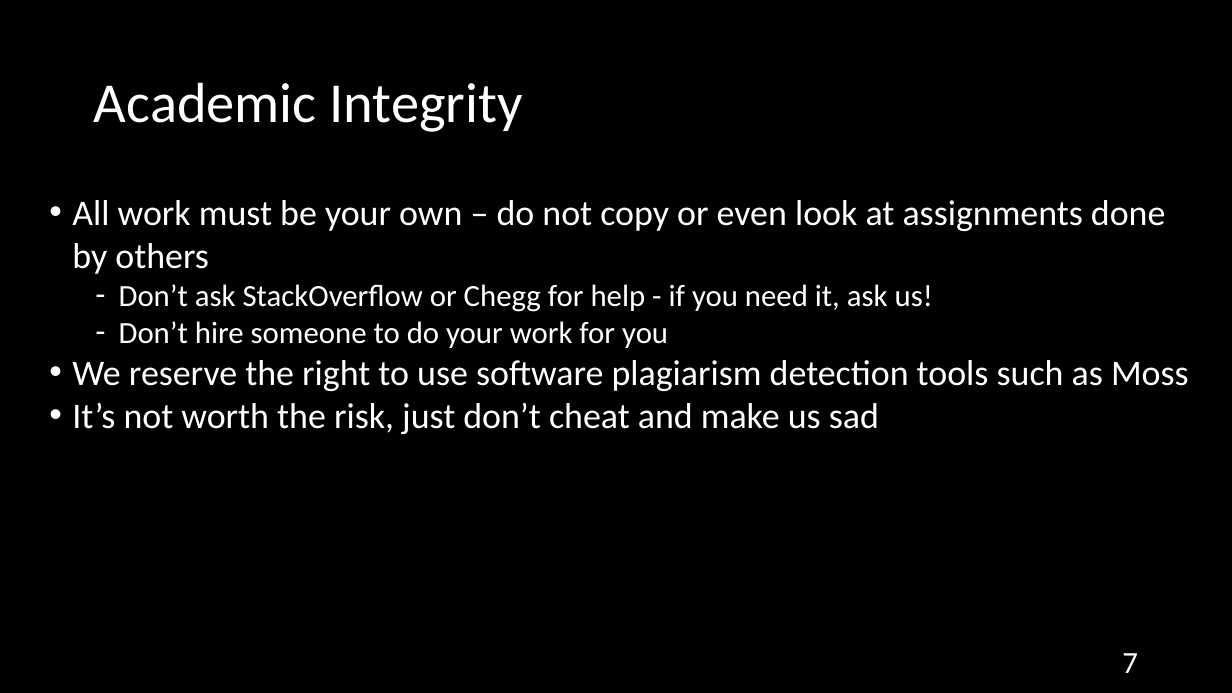
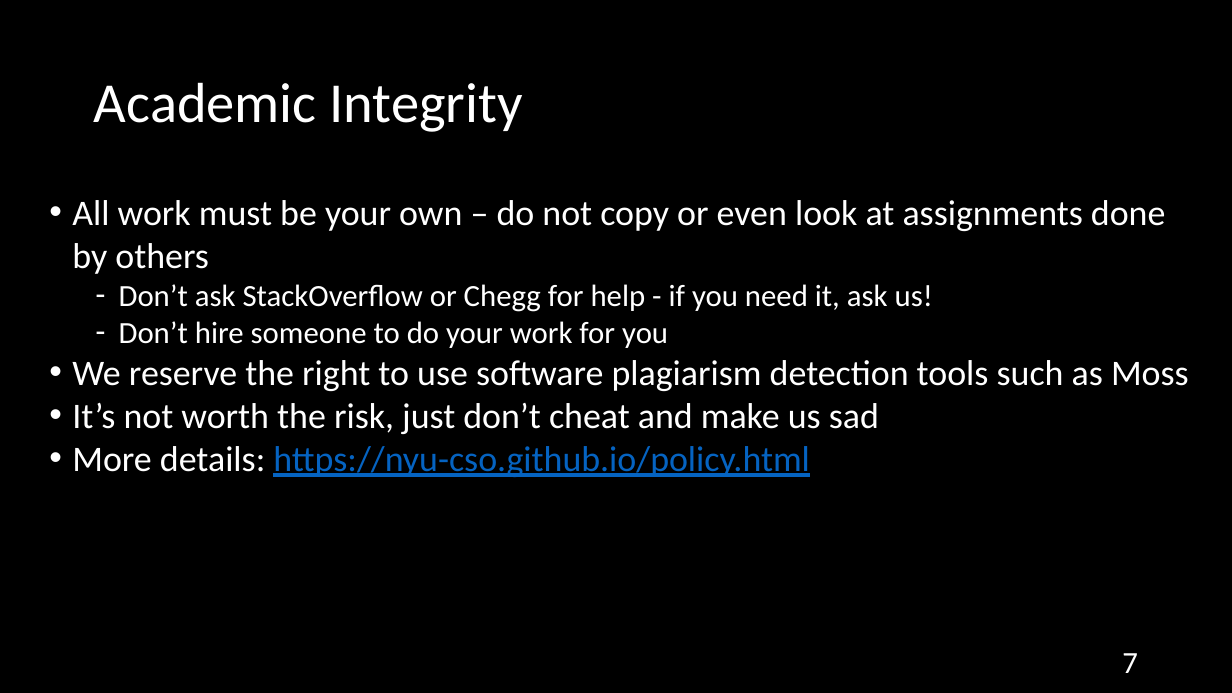
Before and after one commit to NYU-CSO/nyu-cso.github.io, a slide deck: slide 7 of rec-notes/r01.pptx. Drawn at 1232x693 pixels with LibreOffice and Linux fonts; fonts in the diff are those of the drawing. Boxes give left, top, right and bottom in pixels: in the first picture for what was removed or moved away, otherwise in the second. Text is boxed around its words. In the diff, an @@ line names an element or a change of style, - is before the commit and + after.

```diff
--- a/rec-notes/r01.pptx
+++ b/rec-notes/r01.pptx
@@ text at bbox=[72, 446, 809, 477]: paragraph added @@
+• More details: https://nyu-cso.github.io/policy.html
```
Also in this commit, not shown: 3 other slides changed, 1 other file.
